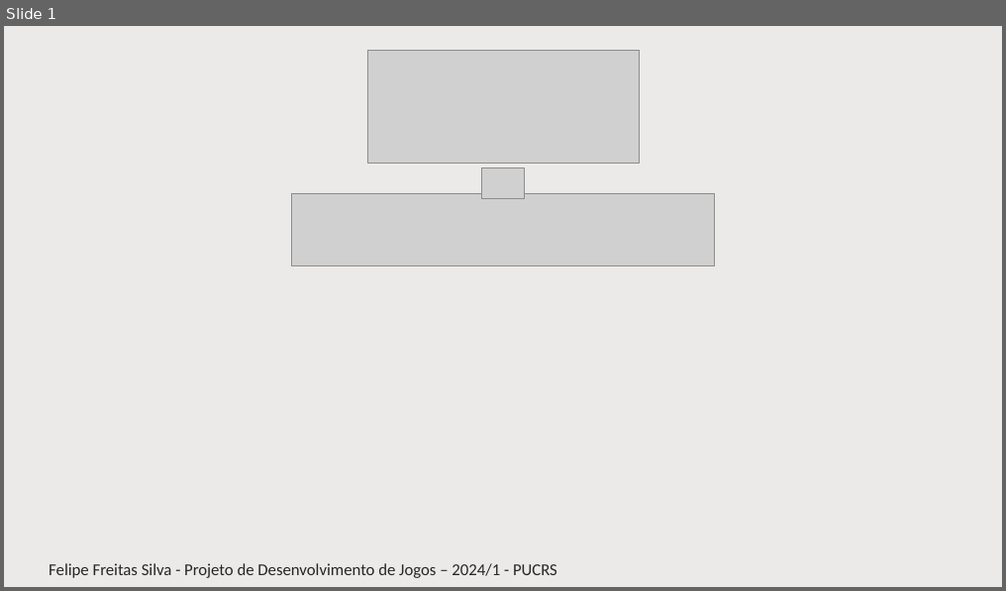
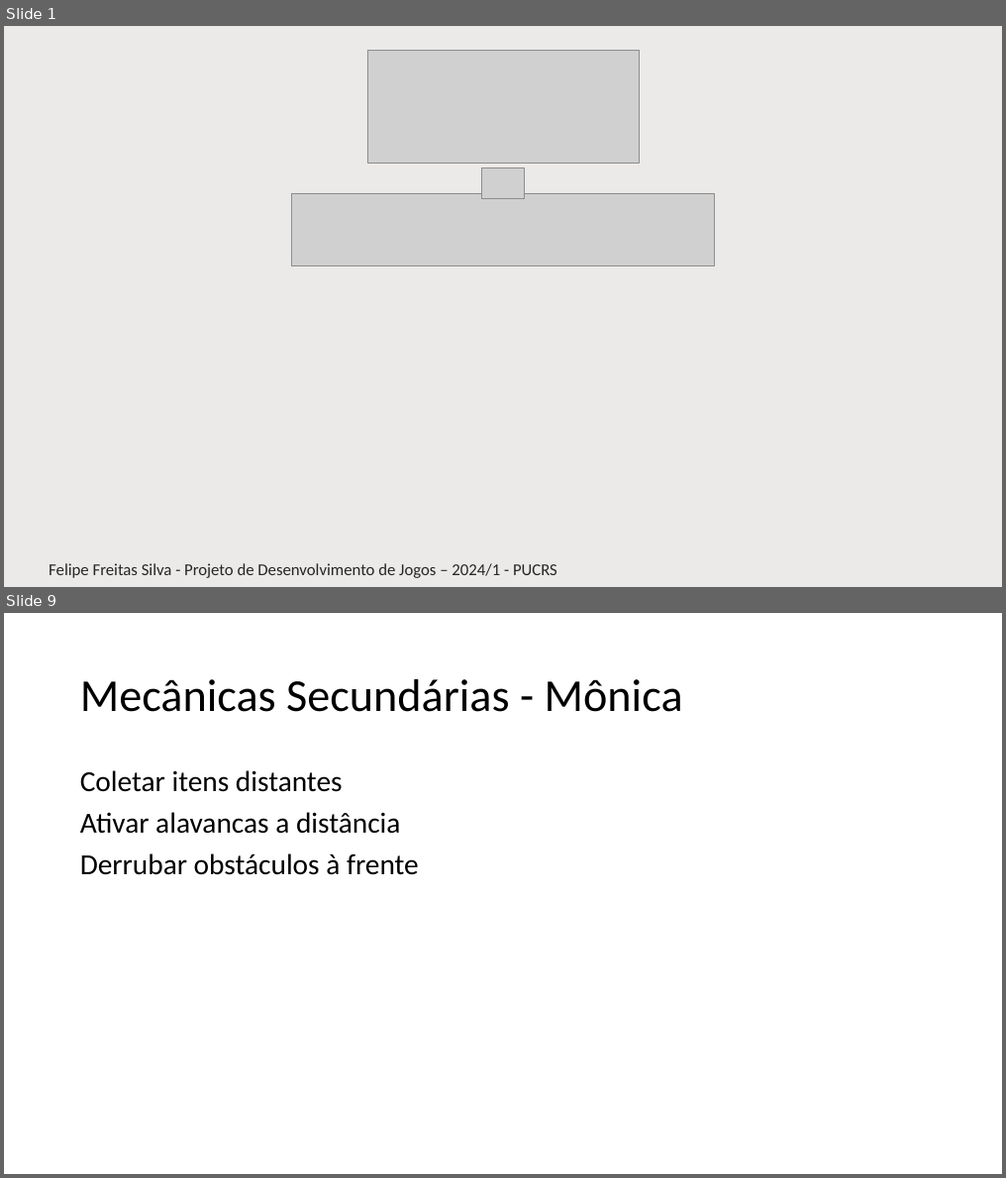
Before and after one commit to EngenhariaSoftwarePUCRS/Projeto_de_Desenvolvimento_de_Jogos, a slide deck: Trabalho/Parte1_Pitch/Pitch__Fuga_dos_Pets__Felipe_Freitas_Silva.pptx. Shown one above the other, each under a label of ours: slide 1 before the commit, slides 1 and 9 after it; the slides between them are not shown. The pictures are 1006x591 and 1006x1178 pixels, drawn with LibreOffice and Linux fonts; fonts in the diff are those of the drawing; grey boxes stand for pictures; background and template pictures are left out. Boxes give left, top, right and bottom in pixels: in the first picture for what was removed or moved away, otherwise in the second. Text is boxed around its words. In the diff, an @@ line names an element or a change of style, - is before the commit and + after.

```diff
--- a/Trabalho/Parte1_Pitch/Pitch__Fuga_dos_Pets__Felipe_Freitas_Silva.pptx
+++ b/Trabalho/Parte1_Pitch/Pitch__Fuga_dos_Pets__Felipe_Freitas_Silva.pptx
@@ slide 9 added at [4, 613, 1002, 1174], background #FFFFFF @@
@@ title added at [80, 679, 683, 712], 44 pt, text #000000 @@
+Mecânicas Secundárias - Mônica
@@ text added at [80, 770, 419, 875], 28 pt, text #000000 @@
+Coletar itens distantes
+Ativar alavancas a distância
+Derrubar obstáculos à frente
```
Also in this commit, not shown: 18 other slides added.
